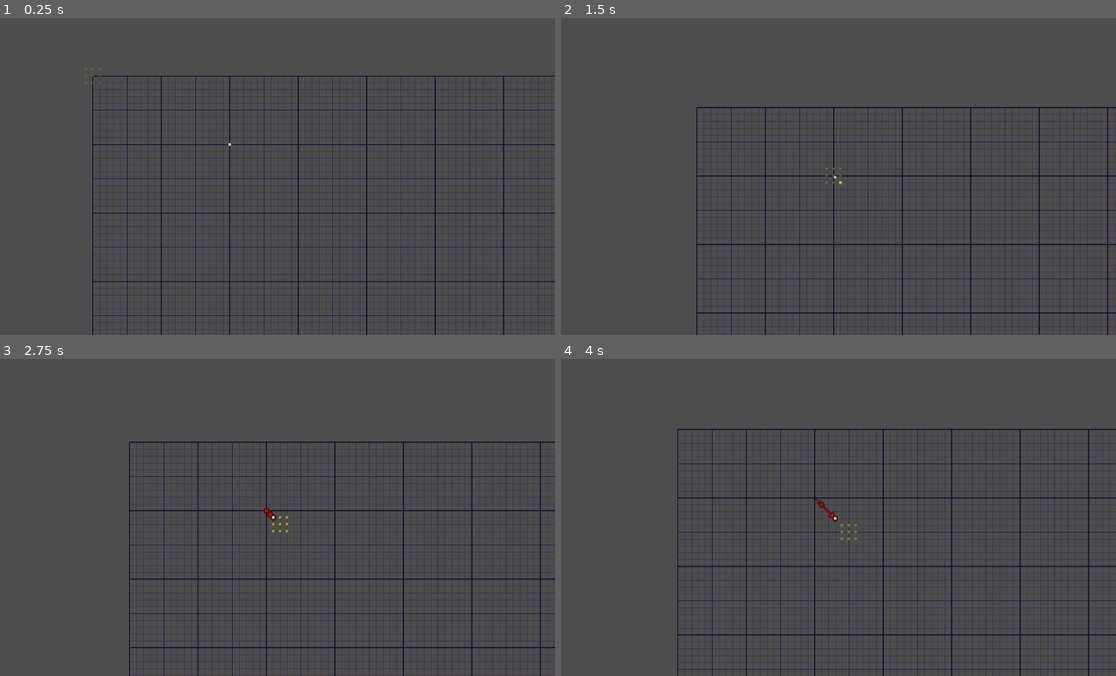
Above: before the commit, frames 1-4 (two rows, left to right).
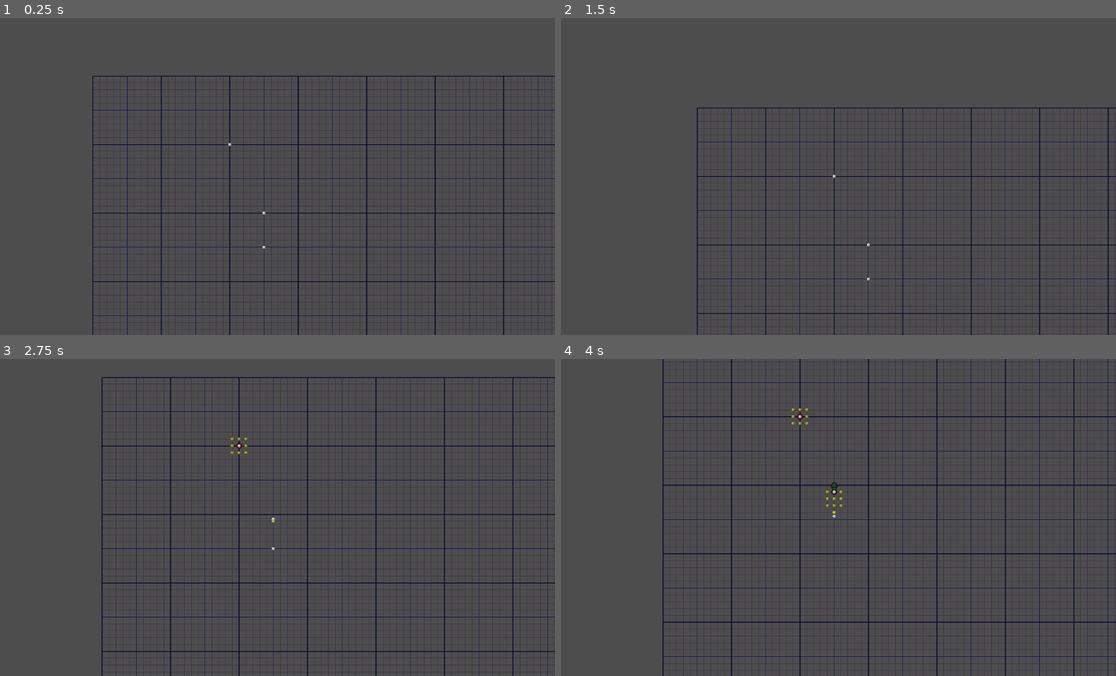
Above: after the commit, the same moments.

Repository: vibrunazo/godot-vector
Game: Godot game, scene res://scenes/map.tscn
Two runs of this game, one before a commit and one after it. Both use one fixed random seed, a clock stepped at 60 frames per second and the inputs below.
Inputs:
- Up to frame 1 (0.25 s): no input
- Up to frame 2 (1.5 s): hold Keypad 3 (ui_down_right) 0.53-1.28 s; tap Keypad 5 (ui_center) at 0.6, 1.35 s; hold Down (ui_down) from 1.28 s (still down)
- Up to frame 3 (2.75 s): release Down (ui_down) at 2.03 s; hold Keypad 3 (ui_down_right) from 2.03 s (still down); tap Keypad 5 (ui_center) at 2.1 s
- Up to frame 4 (4 s): release Keypad 3 (ui_down_right) at 2.78 s; hold Up (ui_up) 2.78-3.53 s; tap Keypad 5 (ui_center) at 2.85, 3.6 s; hold Keypad 1 (ui_down_left) from 3.53 s (still down)

The runs differ from the first frame. In frame 1, less than 0.1% of the frame differs, in the area x 16-48%, y 18-73%; in frame 2, 2.4%; in frame 3, 7.6%; in frame 4, 11%, in the area x 18-100%, y 0-100%.

Commit message:
refactor to use signals instead of timer to wait for turn end

Diff:
--- a/scenes/car.gd
+++ b/scenes/car.gd
@@ -2,7 +2,10 @@
 
 class_name Car
 
+signal turn_end
+
 @export var grid: Grid
+@export var color: Color = Color(0.9, 0.2, 0.2)
 var grid_pos := Vector2(0, 0)
 var ini_grid_pos := Vector2(0, 0)
 var cell_size := 16
@@ -32,68 +35,18 @@
 	car_history.build_dots()
 #	car_history.update_vectors()
 
+## updates history vectors and target dots
 func update_draw():
 	if car_history:
 		car_history.update_vectors()
 		car_history.show_dots_at(grid_pos + svector)
-#	queue_redraw()
 
 # Called every frame. 'delta' is the elapsed time since the previous frame.
-func _process(_delta):
-#	if is_moving:
-#		queue_redraw()
-	pass
-
-#func _draw():
-#	print('drew')
-#	draw_arrows()
-#	if not is_moving:
-#		var to = grid2pix(svector)
-#		var ac := Color(0.9, 0.2, 0.2)
-#		var oc := Color(0.2, 0.05, 0.05)
-#		draw_dots(to, ac * 0.7, oc * 0.7)
-
-func draw_arrow(from: Vector2, to: Vector2, c: Color, oc: Color, h: float, d: float = 5):
-	var head_size = h
-	var head_angle = 0.5 #rad
-	var acolor = c
-	var ocolor = oc
-	# full vector
-	var v = to - from
-	# remove the tip of the full vector by this much
-	var tip = v.normalized() * (head_size - 2)
-	var tip2 = v.normalized() * (head_size - 3)
-	# the final vector to draw with the tip removed
-#	var line = v - tip
-	var line = from + v - tip# Vector2(20, 20)
-	var line2 = from + v - tip2
-
-	draw_dot(to, d, acolor, ocolor)
-	if head_size > 0:
-		var h1 = v
-		h1 = - h1.normalized().rotated(head_angle) * head_size
-		var e1 = to + h1
-		var h2 = v
-		h2 = - h2.normalized().rotated(-head_angle) * head_size
-		var e2 = to + h2
-		var arrow_head = [to, e1, e2, to]
-		draw_colored_polygon(arrow_head, acolor)
-		draw_polyline(arrow_head, ocolor, 0.8, true)
-	draw_line(from, line, ocolor, 3, true)
-	draw_line(from, line2, acolor, 1, true)
-	draw_dot(from, d, acolor, ocolor)
-
-func draw_dot(p: Vector2, size: float, acolor: Color, ocolor: Color):
-	draw_circle(p, size, ocolor)
-	draw_circle(p, size - 2, acolor)
-
-func draw_dots(p: Vector2, ac, oc):
-	draw_dot(p, 5, ac * 0.7, oc * 0.7)
-	var dirs = [[-1, -1], [0, -1], [1, -1], [-1, 0], [1, 0], [-1, 1], [0, 1], [1, 1]]
-	for dir in dirs:
-		draw_dot(Vector2(p.x + cell_size * dir[0], p.y + cell_size * dir[1]), 3, ac * 0.7, oc * 0.7)
+#func _process(_delta):
+#	pass
 
 func _input(event):
+	return
 	if is_moving: return
 	if event.is_action("ui_down_left") and not event.is_pressed():
 		input_move(Vector2(-1, 1))
@@ -117,9 +70,11 @@
 		input_move(Vector2(1, -1))
 
 
-func input_move(v: Vector2):
+func input_move(v: Vector2) -> bool:
+	if is_moving: return false
 	next_move = v
 	move()
+	return true
 #	await get_tree().create_timer(1.0).timeout
 
 
@@ -128,23 +83,26 @@
 	grid_pos += svector
 	car_history.show_target_at(grid_pos)
 	car_history.hide_dots()
-	update_pos_from_grid()
+	move_to_cur_grid()
 #	await get_tree().create_timer(1.0).timeout
 	history.append(svector)
 #	queue_redraw()
 
-func update_pos_from_grid():
+func move_to_cur_grid():
 	is_moving = true
 	var tween = create_tween()
 	tween.tween_property(self, "position", grid2pix(grid_pos), 1)
 	tween.tween_callback(move_end)
-#	position = grid2pix(grid_pos)
+
+func update_pos_from_grid():
+	position = grid2pix(grid_pos)
 #	car_history.update_vectors()
 
 func move_end():
 	is_moving = false
 #	car_history.update_vectors()
 	update_draw()
+	turn_end.emit()
 
 func update_grid_from_pos():
 	grid_pos = pix2grid(global_position)
--- a/scenes/car_history.gd
+++ b/scenes/car_history.gd
@@ -22,7 +22,7 @@
 	var history := car.history
 #	var to := grid2pix(svector)
 	var p := grid2pix(ini_grid_pos) - global_position
-	var ac := Color(0.9, 0.2, 0.2)
+	var ac := car.color
 	var oc := Color(0.2, 0.05, 0.05)
 	var maxs : = 40
 	var size = float(history.size())
--- a/scenes/car_history.tscn
+++ b/scenes/car_history.tscn
@@ -98,6 +98,7 @@
 
 [node name="Dots" type="Node2D" parent="."]
 unique_name_in_owner = true
+visible = false
 modulate = Color(0.792157, 0.792157, 0.792157, 1)
 
 [node name="TargetDot" type="Node2D" parent="."]
--- a/scenes/map.tscn
+++ b/scenes/map.tscn
@@ -1,5 +1,6 @@
-[gd_scene load_steps=4 format=3 uid="uid://dkaofok36yybe"]
+[gd_scene load_steps=5 format=3 uid="uid://dkaofok36yybe"]
 
+[ext_resource type="PackedScene" uid="uid://n8vt2c5n8ys6" path="res://scenes/race_game.tscn" id="1_dbwcq"]
 [ext_resource type="PackedScene" uid="uid://c1gm6pyvbylwx" path="res://scenes/car.tscn" id="1_muxmf"]
 [ext_resource type="PackedScene" uid="uid://d08o10r7su4q0" path="res://scenes/grid.tscn" id="1_pm8pa"]
 [ext_resource type="PackedScene" uid="uid://62je7a634151" path="res://scenes/race_cam.tscn" id="3_gu565"]
@@ -12,15 +13,19 @@
 grow_horizontal = 2
 grow_vertical = 2
 
-[node name="Grid" parent="." instance=ExtResource("1_pm8pa")]
-layout_mode = 1
-offset_right = 2588.0
-offset_bottom = 1852.0
+[node name="RaceGame" parent="." node_paths=PackedStringArray("cars", "cam") instance=ExtResource("1_dbwcq")]
+cars = [NodePath("../Cars/Car"), NodePath("../Cars/Car2"), NodePath("../Cars/Car3")]
+cam = NodePath("../RaceCam")
 
 [node name="RaceCam" parent="." node_paths=PackedStringArray("car") instance=ExtResource("3_gu565")]
 visible = false
 position = Vector2(580, 360)
 car = NodePath("../Cars/Car")
+
+[node name="Grid" parent="." instance=ExtResource("1_pm8pa")]
+layout_mode = 1
+offset_right = 2588.0
+offset_bottom = 1852.0
 
 [node name="Vectors" type="Control" parent="."]
 unique_name_in_owner = true
@@ -37,4 +42,14 @@
 position = Vector2(280, 140)
 grid = NodePath("../../Grid")
 
+[node name="Car2" parent="Cars" node_paths=PackedStringArray("grid") instance=ExtResource("1_muxmf")]
+position = Vector2(350, 280)
+grid = NodePath("../../Grid")
+color = Color(0.0509804, 0.639216, 0.443137, 1)
+
+[node name="Car3" parent="Cars" node_paths=PackedStringArray("grid") instance=ExtResource("1_muxmf")]
+position = Vector2(350, 350)
+grid = NodePath("../../Grid")
+color = Color(0.588235, 0.0705882, 0.870588, 1)
+
 [editable path="Grid"]
--- /dev/null
+++ b/scenes/race_game.gd
@@ -0,0 +1,50 @@
+extends Node
+
+class_name RaceGame
+
+@export var cars: Array[Car]
+@export var cam: RaceCam
+var turn = 0
+
+
+# Called when the node enters the scene tree for the first time.
+func _ready():
+	pass
+
+func _input(event):
+	if event.is_action("ui_down_left") and not event.is_pressed():
+		input_move(Vector2(-1, 1))
+	if event.is_action("ui_down") and not event.is_pressed():
+		input_move(Vector2(0, 1))
+	if event.is_action("ui_down_right") and not event.is_pressed():
+		input_move(Vector2(1, 1))
+
+	if event.is_action("ui_left") and not event.is_pressed():
+		input_move(Vector2(-1, 0))
+	if event.is_action("ui_center") and not event.is_pressed():
+		input_move(Vector2(0, 0))
+	if event.is_action("ui_right") and not event.is_pressed():
+		input_move(Vector2(1, 0))
+
+	if event.is_action("ui_up_left") and not event.is_pressed():
+		input_move(Vector2(-1, -1))
+	if event.is_action("ui_up") and not event.is_pressed():
+		input_move(Vector2(0, -1))
+	if event.is_action("ui_up_right") and not event.is_pressed():
+		input_move(Vector2(1, -1))
+
+func input_move(v: Vector2):
+	var car: Car = get_car_this_turn()
+	var r = car.input_move(v)
+	if r:
+		await car.turn_end
+		next_turn()
+#	await get_tree().create_timer(1.0).timeout
+
+func next_turn():
+	turn += 1
+	cam.car = get_car_this_turn()
+
+## returns the car who plays in this turn
+func get_car_this_turn() -> Car:
+	return cars[turn % cars.size()]
--- /dev/null
+++ b/scenes/race_game.tscn
@@ -0,0 +1,6 @@
+[gd_scene load_steps=2 format=3 uid="uid://n8vt2c5n8ys6"]
+
+[ext_resource type="Script" path="res://scenes/race_game.gd" id="1_daerm"]
+
+[node name="RaceGame" type="Node"]
+script = ExtResource("1_daerm")
